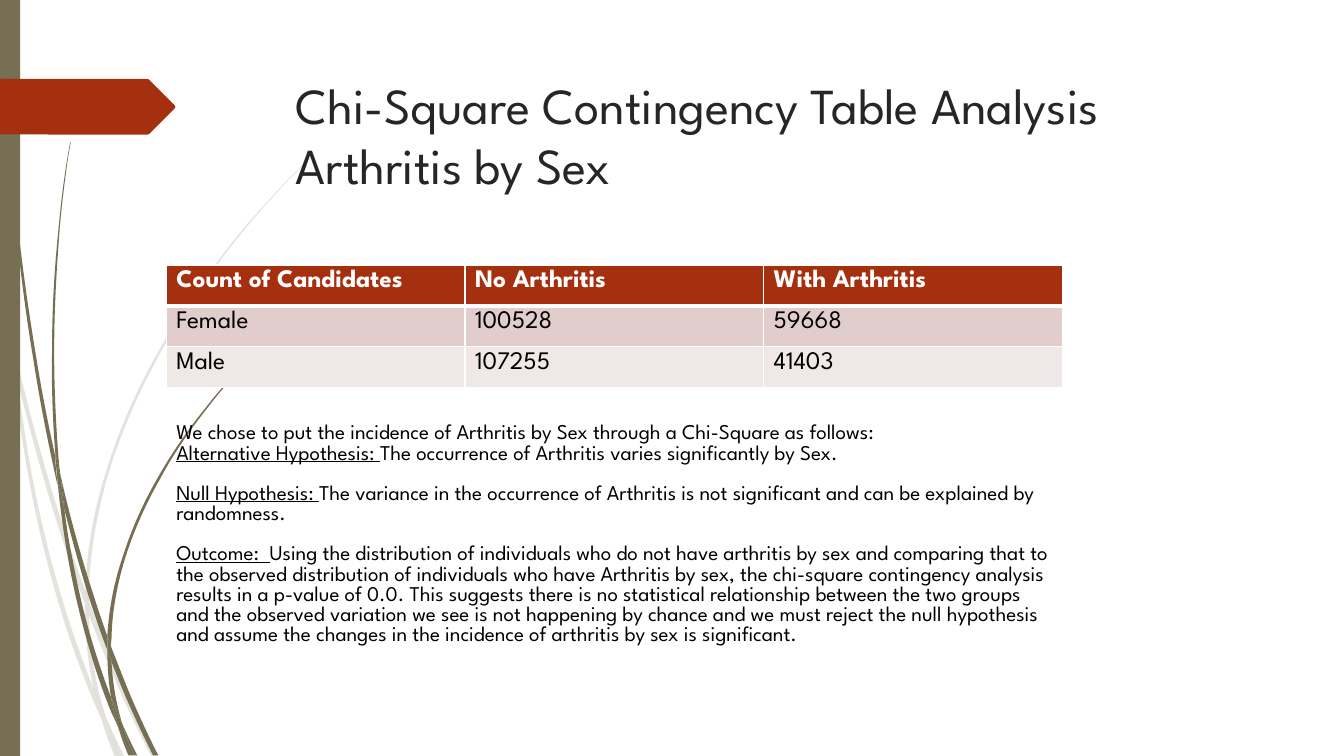
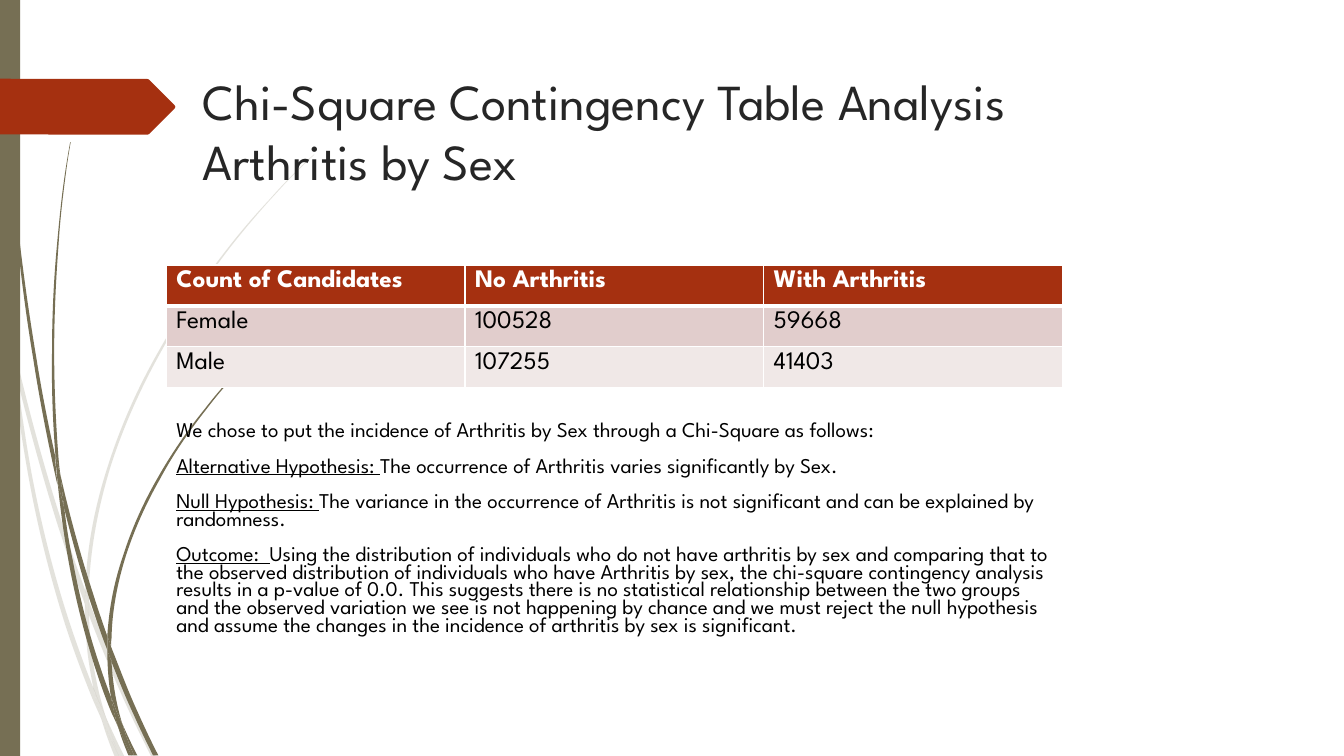
Before and after one commit to jeffrey1008x/Project1Team5, a slide deck: slide 8 of Analysis of Selected Health Issues (Light).pptx. Drawn at 1344x756 pixels with LibreOffice and Linux fonts; fonts in the diff are those of the drawing; background and template pictures are left out. Boxes give left, top, right and bottom in pixels: in the first picture for what was removed or moved away, otherwise in the second. Text is boxed around its words. In the diff, an @@ line names an element or a change of style, - is before the commit and + after.

```diff
--- a/Analysis of Selected Health Issues (Light).pptx
+++ b/Analysis of Selected Health Issues (Light).pptx
@@ title "Chi-Square Contingency Table Analysis Arthritis ...": place and size @@
-title "Chi-Square Contingency Table Analysis Arthritis ..." at <box>296,89,1098,195</box>
+title "Chi-Square Contingency Table Analysis Arthritis ..." at <box>202,85,1005,191</box>
@@ text "We chose to put the ..." at <box>176,417,1047,637</box>: line spacing 0.8 to 0.7 @@
```
Also in this commit, not shown: 10 other slides changed, 5 slides added, 14 slides removed, 1 other file.
